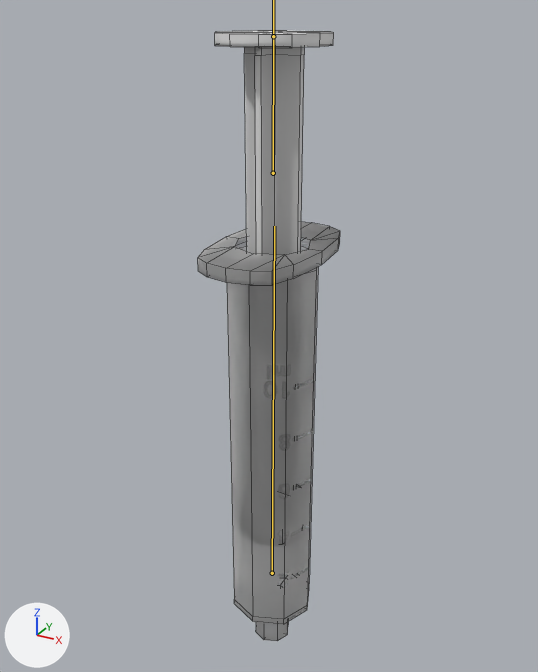
One commit to the FBX model care-up/Assets/_Models/syringe_rigged.fbx: the scene before it, then after it.
Camera for both pictures: a 50 mm camera at (0.0634, -0.1168, 0.0949) aimed at (-0.0025, 0.0029, 0.035). The axes (+X, +Y, +Z) are drawn at lower left. The lights are the same throughout. Both versions are drawn at frame 523 of the action 'Armature|Syringe_Checkpouch_Sq2_L_Lib.001'; the numbers are the values there. The bones that bend it are drawn over the model as lines. Mesh edges are drawn as thin lines.

Names of what the first picture shows: 'syringeBarrel', 'syringePlunger'.
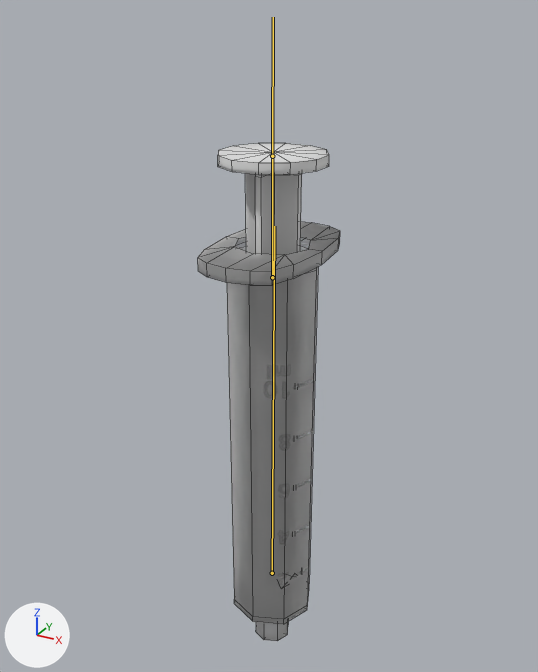
Boxes (x1, y1, x2, y2) around the edits, measured in the pictures (538 x 672 px):
'syringePlunger', posed (7% narrower, 14% shorter): before (215, 30, 334, 544); after (218, 143, 329, 587)
bone 'Bone.001', root to tip: before (273, 173) to (273, 36); after (272, 277) to (272, 156)

The change in detail:
Bone 'Bone.001' (bone_bone_001) moves from (0.0, 0.0098, -0.0001) to (0.0, -0.0097, 0.0).
